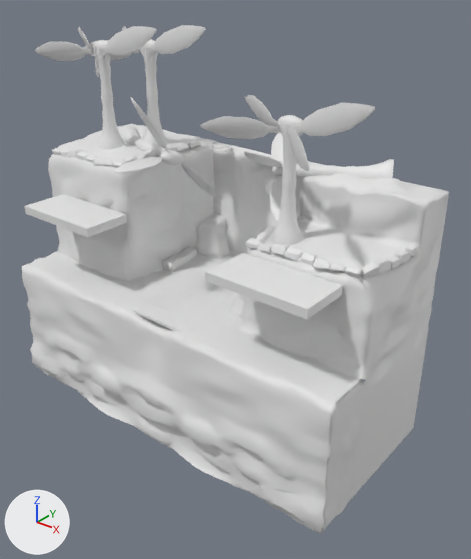
One commit to the Blender file SFG_UnityProject/Assets/Maps/Forest/Forest Blender File v2.blend: the scene before it, then after it.
Camera for both pictures: a 50 mm camera at (16.0, -15.4, 9.5) aimed at (1.2, 2.8, -2.1). Every picture has the same lights, and +X, +Y and +Z are marked at lower left. Materials are left out; every surface is plain grey.

Objects in the first picture: 'Ground Platform', 'L.Background', 'L.Platform', 'Leaves', 'Leaves.001', 'Leaves.002', 'Leaves.003', 'Leaves.004', 'R.Background', 'R.Platform', 'Tree', 'Tree.001', 'Tree.002', 'Tree.003', 'Tree.004'.
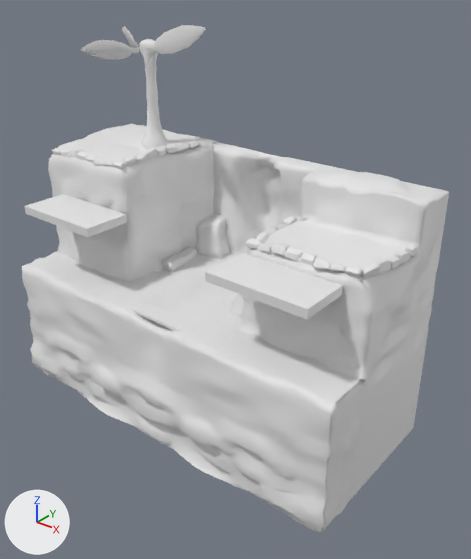
Edits to the bpy script that builds the scene:
```text
Remove ob_tree_004:
    ob_tree_004 = bpy.data.objects.new('Tree.004', me_cylinder_009)
    ob_tree_004.location = (5.0, 5.27, 2.39)
    ob_tree_004.rotation_euler = (1.571, -0.206, -1.096)  # degrees (90, -12, -63)
    ob_tree_004.scale = (0.254, 0.254, 1.0)
Remove ob_leaves_004:
    ob_leaves_004 = bpy.data.objects.new('Leaves.004', me_cylinder_010)
    ob_leaves_004.parent = ob_tree_004
    ob_leaves_004.matrix_parent_inverse = Matrix(((3.936, 0.0, 0.0, -16.18), (0.0, 3.936, 0.0, -8.032), (0.0, 0.0, 1.0, -1.703), (0.0, 0.0, 0.0, 1.0)))
    ob_leaves_004.location = (4.111, 2.049, 1.613)
    ob_leaves_004.scale = (0.254, 0.254, 1.0)
Remove ob_tree_003:
    ob_tree_003 = bpy.data.objects.new('Tree.003', me_cylinder_007)
    ob_tree_003.location = (-4.89, 3.65, 2.21)
    ob_tree_003.rotation_euler = (-1.561, -0.317, -1.85)  # degrees (-89, -18, -106)
    ob_tree_003.scale = (0.254, 0.254, 1.0)
Remove ob_leaves_003:
    ob_leaves_003 = bpy.data.objects.new('Leaves.003', me_cylinder_008)
    ob_leaves_003.parent = ob_tree_003
    ob_leaves_003.matrix_parent_inverse = Matrix(((3.936, 0.0, 0.0, -16.18), (0.0, 3.936, 0.0, -8.032), (0.0, 0.0, 1.0, -1.703), (0.0, 0.0, 0.0, 1.0)))
    ob_leaves_003.location = (4.111, 1.63, 1.613)
    ob_leaves_003.rotation_euler = (-0.127, 0.0000766, 0.0012)  # degrees (-7.3, 0, 0.1)
    ob_leaves_003.scale = (0.254, 0.254, 1.0)
Remove ob_tree_001:
    ob_tree_001 = bpy.data.objects.new('Tree.001', me_cylinder_003)
    ob_tree_001.location = (-5.49, 2.63, 3.26)
    ob_tree_001.scale = (0.254, 0.254, 1.0)
Remove ob_leaves_001:
    ob_leaves_001 = bpy.data.objects.new('Leaves.001', me_cylinder_004)
    ob_leaves_001.parent = ob_tree_001
    ob_leaves_001.matrix_parent_inverse = Matrix(((3.936, 0.0, 0.0, -16.18), (0.0, 3.936, 0.0, -8.032), (0.0, 0.0, 1.0, -1.703), (0.0, 0.0, 0.0, 1.0)))
    ob_leaves_001.location = (4.111, 1.63, 1.613)
    ob_leaves_001.scale = (0.254, 0.254, 1.0)
Remove ob_tree:
    ob_tree = bpy.data.objects.new('Tree', me_cylinder)
    ob_tree.location = (4.11, 2.04, 1.7)
    ob_tree.scale = (0.254, 0.254, 1.0)
Remove ob_leaves:
    ob_leaves = bpy.data.objects.new('Leaves', me_cylinder_001)
    ob_leaves.parent = ob_tree
    ob_leaves.matrix_parent_inverse = Matrix(((3.936, 0.0, 0.0, -16.18), (0.0, 3.936, 0.0, -8.032), (0.0, 0.0, 1.0, -1.703), (0.0, 0.0, 0.0, 1.0)))
    ob_leaves.location = (4.111, 1.63, 1.613)
    ob_leaves.scale = (0.254, 0.254, 1.0)
```

What differs and where, as boxes [x1, y1, x2, y2] in the pictures (471 x 559 px):
'Leaves', deleted: before [200, 95, 376, 171]
'Tree', deleted: before [270, 115, 304, 245]
'Leaves.001', deleted: before [35, 26, 157, 77]
'Tree.001', deleted: before [93, 40, 125, 149]
'Tree.004', deleted: before [272, 159, 394, 179]
'Leaves.003', deleted: before [114, 97, 231, 201]
'Leaves.004', deleted: before [244, 131, 298, 222]
'Tree.003', deleted: before [118, 125, 184, 165]
